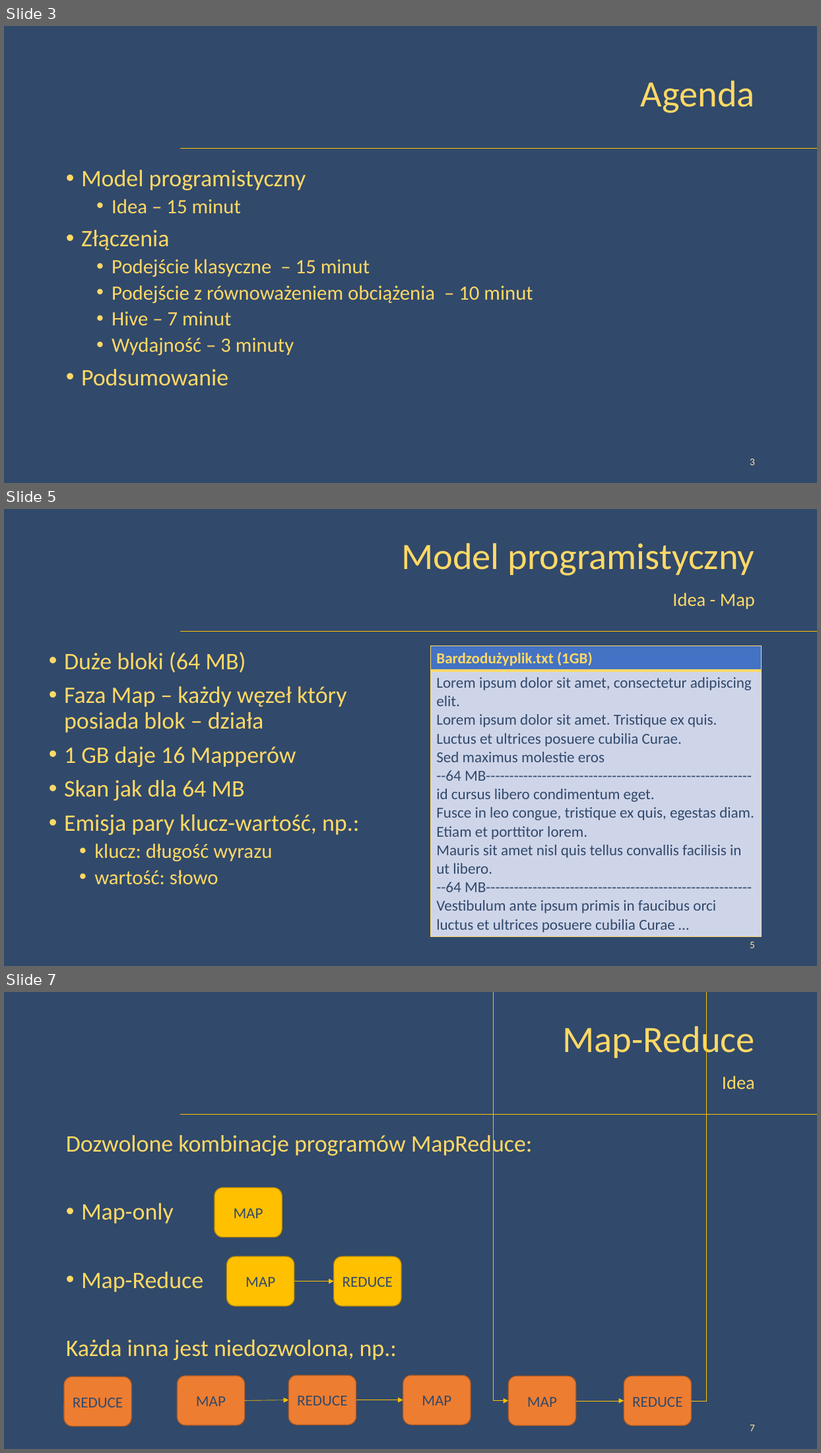
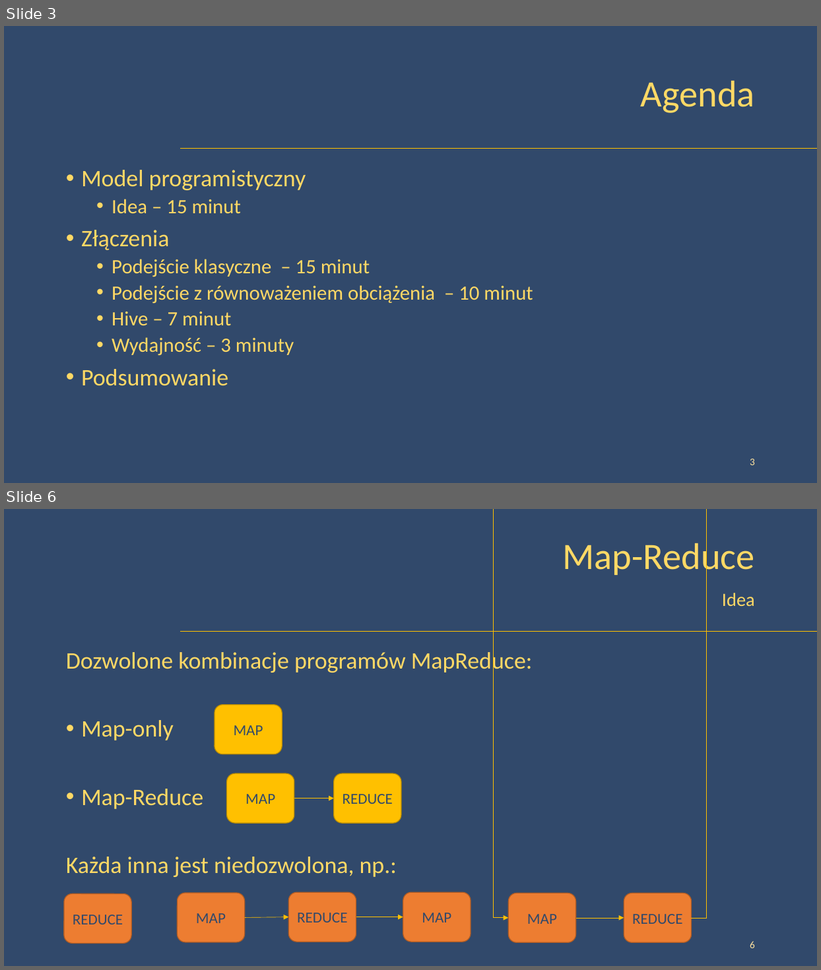
Before and after one commit to peczwy/DbConf2015, a slide deck: DbConf - Złączenia w modelu MapReduce - Lite.pptx. Shown one above the other, each under a label of ours: slides 3, 5 and 7 before the commit, slides 3 and 6 after it; the slides between them are not shown. The pictures are 821x1453 and 821x970 pixels, drawn with LibreOffice and Linux fonts; fonts in the diff are those of the drawing; background and template pictures are left out. Boxes give left, top, right and bottom in pixels: in the first picture for what was removed or moved away, otherwise in the second. Text is boxed around its words. In the diff, an @@ line names an element or a change of style, - is before the commit and + after.

```diff
--- a/DbConf - Złączenia w modelu MapReduce - Lite.pptx
+++ b/DbConf - Złączenia w modelu MapReduce - Lite.pptx
@@ slide 5 removed at [4, 509, 817, 966], background picture (left out); not listed: 1 template element that a slide beside it also shows @@
@@ title removed at [401, 543, 754, 576] @@
-Model programistyczny
@@ text removed at [673, 593, 755, 609] @@
-Idea - Map
@@ table removed at [430, 646, 761, 935], 2 rows, 1 columns @@
-Bardzodużyplik.txt (1GB)
-Lorem ipsum dolor sit amet, consectetur adipiscing elit. / Lorem ipsum dolor sit amet. Tristique ex quis. Luctus et ultrices posuere cubilia Curae. / Sed maximus molestie eros / --64 MB--------------------------------------------------------- / id cursus libero condimentum eget. / Fusce in leo congue, tristique ex quis, egestas diam. Etiam et porttitor lorem. / Mauris sit amet nisl quis tellus convallis facilisis in ut libero. / --64 MB--------------------------------------------------------- / Vestibulum ante ipsum primis in faucibus orci luctus et ultrices posuere cubilia Curae …
@@ text removed at [64, 652, 359, 885] @@
-• Duże bloki (64 MB)
-• Faza Map – każdy węzeł który posiada blok – działa
-• 1 GB daje 16 Mapperów
-• Skan jak dla 64 MB
-• Emisja pary klucz-wartość, np.:
-  • klucz: długość wyrazu
-  • wartość: słowo
@@ page number removed at [750, 942, 755, 949] @@
-5
@@ what was slide 7 is now slide 6 @@
@@ page number at [750, 941, 755, 949]: text changed @@
-7
+6
```
Also in this commit, not shown: 2 slides changed, 1 slide added, 8 other slides removed, 1 other file.
